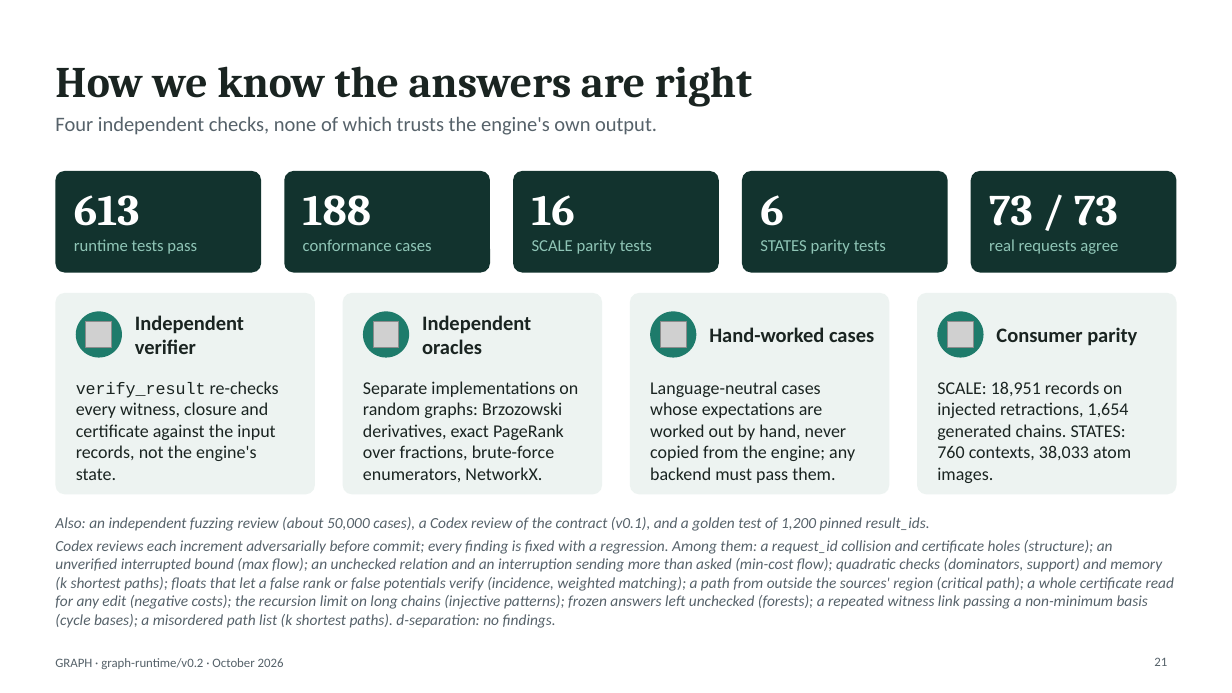
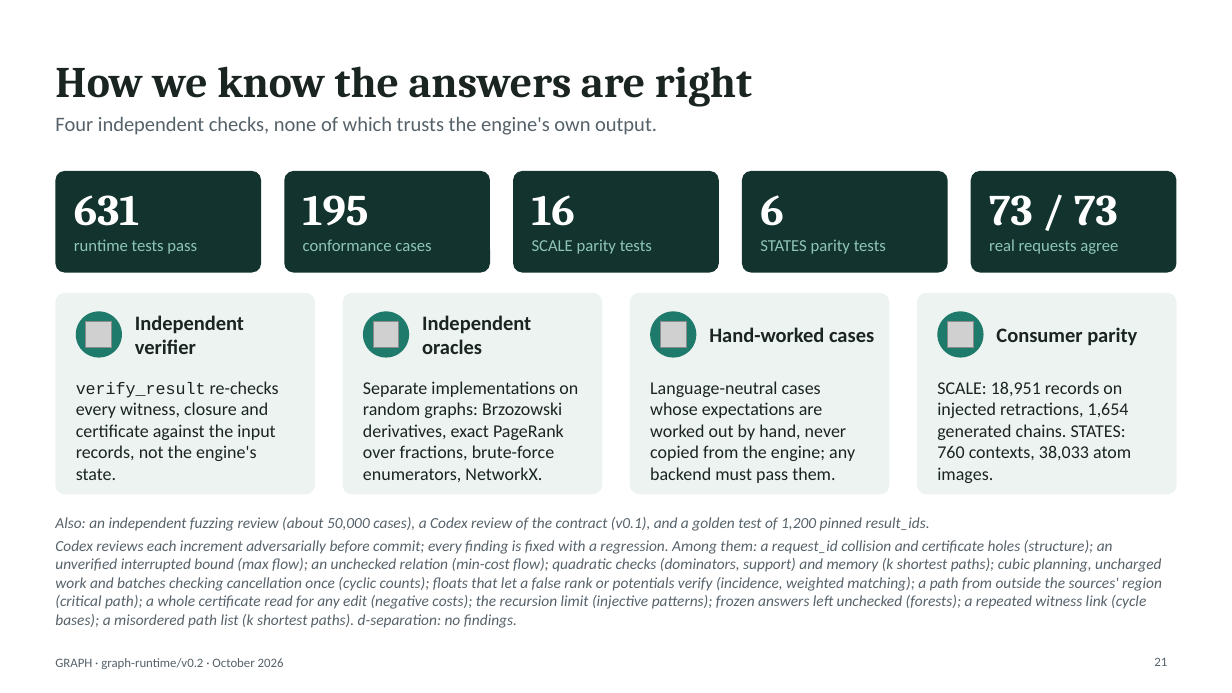
Before and after one commit to hlxin/graph, a slide deck: slide 21 of docs/GRAPH_slides.pptx. Drawn at 1232x693 pixels with LibreOffice and Linux fonts; fonts in the diff are those of the drawing; grey boxes stand for pictures. Boxes give left, top, right and bottom in pixels: in the first picture for what was removed or moved away, otherwise in the second. Text is boxed around its words. In the diff, an @@ line names an element or a change of style, - is before the commit and + after.

```diff
--- a/docs/GRAPH_slides.pptx
+++ b/docs/GRAPH_slides.pptx
@@ text at bbox=[74, 195, 140, 226]: text changed @@
-613
+631
@@ text at bbox=[303, 195, 369, 226]: text changed @@
-188
+195
@@ text at bbox=[55, 540, 1162, 628]: text changed @@
-Codex reviews each increment adversarially before commit; every finding is fixed with a regression. Among them: a request_id collision and certificate holes (structure); an unverified interrupted bound (max flow); an unchecked relation and an interruption sending more than asked (min-cost flow); quadratic checks (dominators, support) and memory (k shortest paths); floats that let a false rank or false potentials verify (incidence, weighted matching); a path from outside the sources' region (critical path); a whole certificate read for any edit (negative costs); the recursion limit on long chains (injective patterns); frozen answers left unchecked (forests); a repeated witness link passing a non-minimum basis (cycle bases); a misordered path list (k shortest paths). d-separation: no findings.
+Codex reviews each increment adversarially before commit; every finding is fixed with a regression. Among them: a request_id collision and certificate holes (structure); an unverified interrupted bound (max flow); an unchecked relation (min-cost flow); quadratic checks (dominators, support) and memory (k shortest paths); cubic planning, uncharged work and batches checking cancellation once (cyclic counts); floats that let a false rank or potentials verify (incidence, weighted matching); a path from outside the sources' region (critical path); a whole certificate read for any edit (negative costs); the recursion limit (injective patterns); frozen answers left unchecked (forests); a repeated witness link (cycle bases); a misordered path list (k shortest paths). d-separation: no findings.
```
Also in this commit, not shown: 5 other slides changed, 1 other file.
